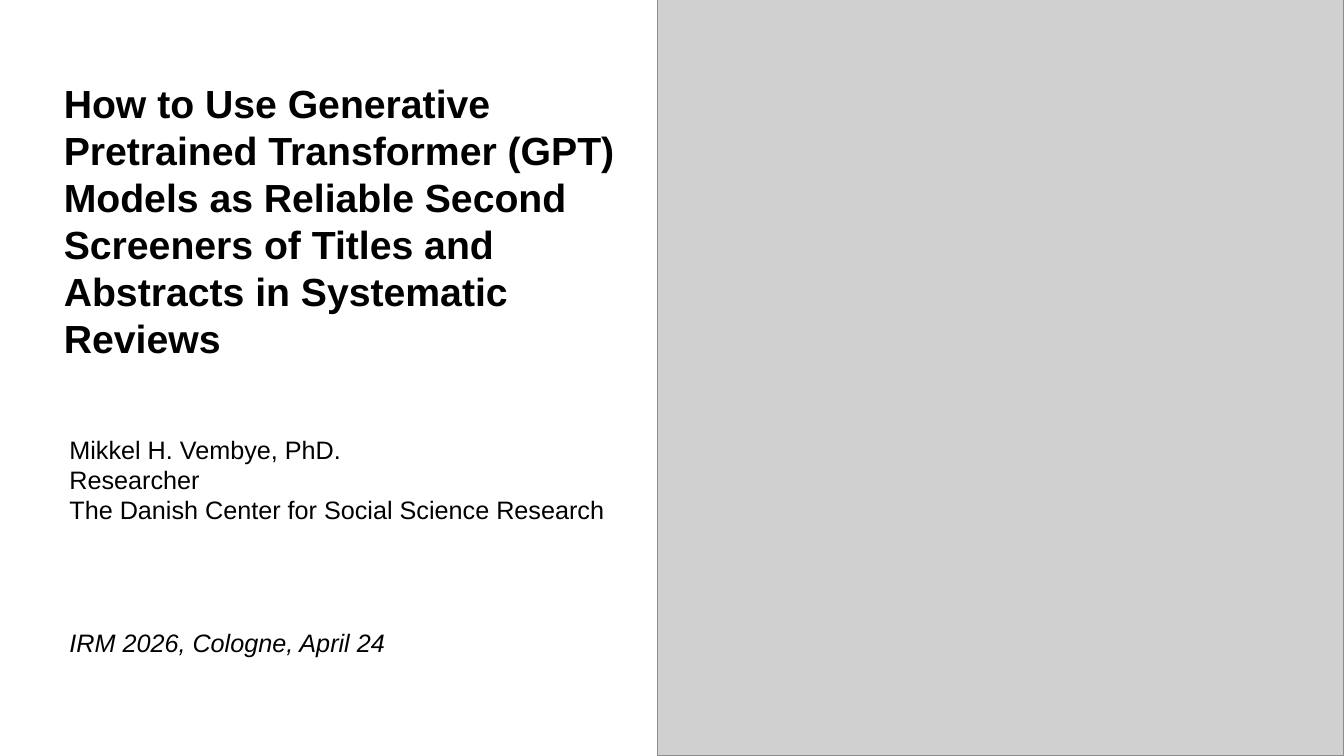
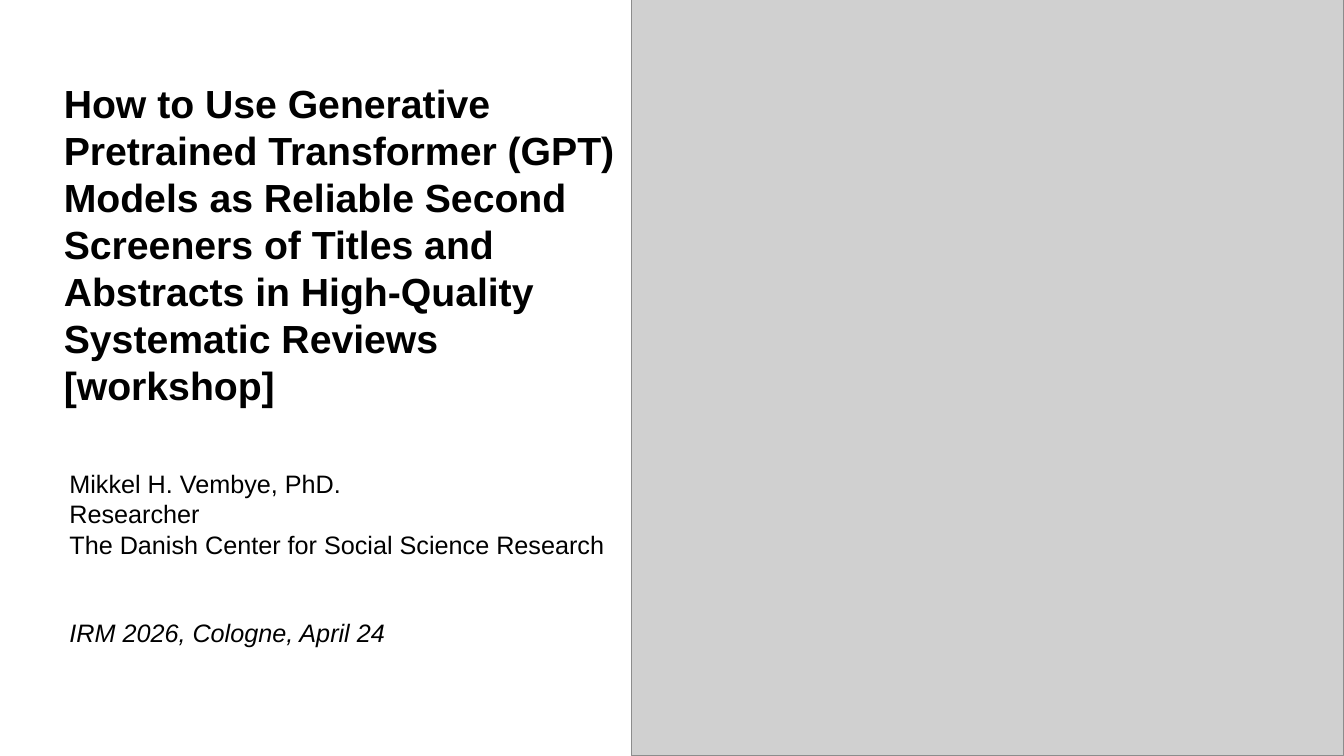
Before and after one commit to MikkelVembye/IRM2026, a slide deck: slide 1 of screen-with-gpt-models.pptx. Drawn at 1344x756 pixels with LibreOffice and Linux fonts; fonts in the diff are those of the drawing; grey boxes stand for pictures; background and template pictures are left out. Boxes give left, top, right and bottom in pixels: in the first picture for what was removed or moved away, otherwise in the second. Text is boxed around its words. In the diff, an @@ line names an element or a change of style, - is before the commit and + after.

```diff
--- a/screen-with-gpt-models.pptx
+++ b/screen-with-gpt-models.pptx
@@ picture: place and size @@
-picture at bbox=[657, 0, 1344, 756]
+picture at bbox=[631, 0, 1344, 756]
@@ title at bbox=[64, 89, 615, 408]: text changed @@
-How to Use Generative Pretrained Transformer (GPT) Models as Reliable Second Screeners of Titles and Abstracts in Systematic Reviews
+How to Use Generative Pretrained Transformer (GPT) Models as Reliable Second Screeners of Titles and Abstracts in High-Quality Systematic Reviews [workshop]
@@ text "Mikkel H. Vembye, PhD." rewrapped from bbox=[69, 440, 604, 658] to bbox=[69, 474, 604, 648] @@
```
Also in this commit, not shown: 10 other slides changed, 1 slide added, 35 other files.
